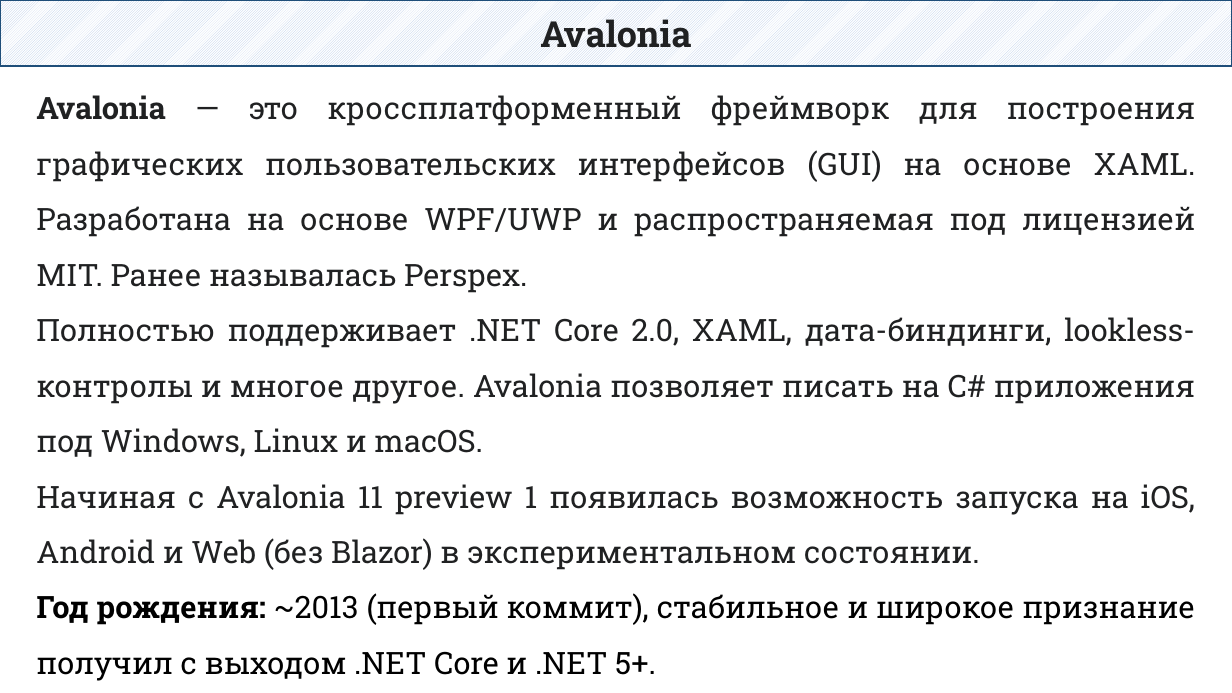
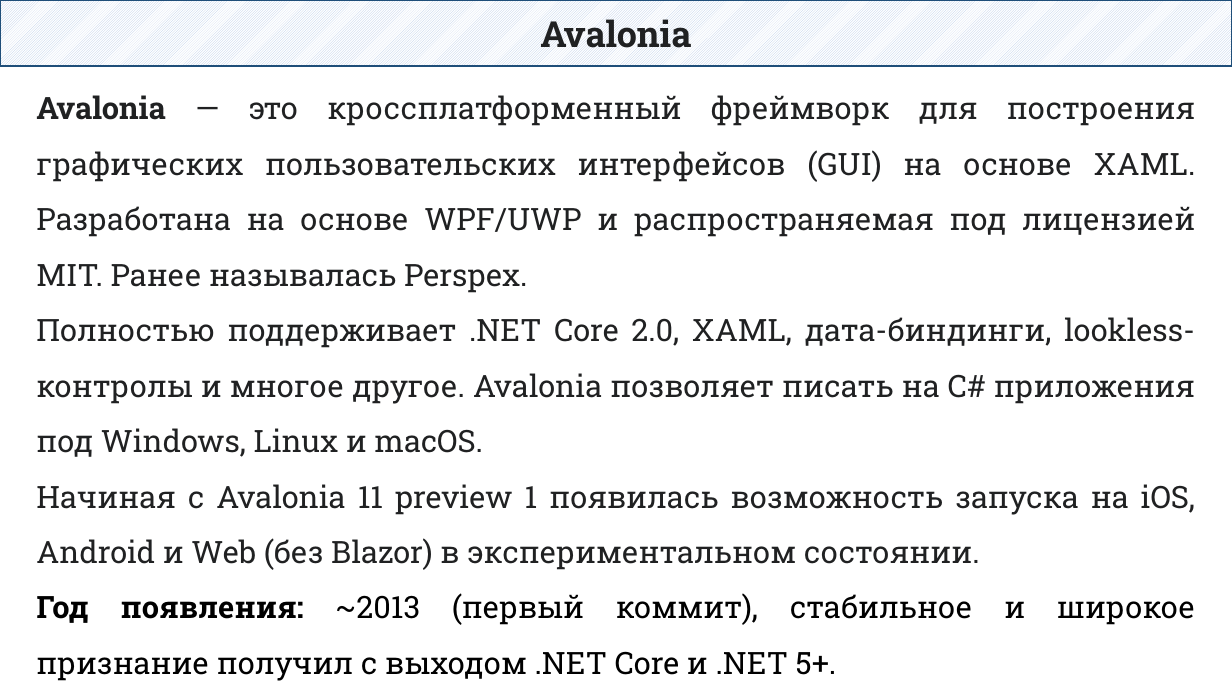
Before and after one commit to DaniilKlyukin/ITiP-3, a slide deck: slide 2 of Лекции/ИТиП 3 лек 9.pptx. Drawn at 1232x693 pixels with LibreOffice and Linux fonts; fonts in the diff are those of the drawing. Boxes give left, top, right and bottom in pixels: in the first picture for what was removed or moved away, otherwise in the second. Text is boxed around its words. In the diff, an @@ line names an element or a change of style, - is before the commit and + after.

```diff
--- a/Лекции/ИТиП 3 лек 9.pptx
+++ b/Лекции/ИТиП 3 лек 9.pptx
@@ text at <box>36,593,973,681</box>: text changed @@
-Год рождения: ~2013 (первый коммит), стабильное и широкое признание получил с выходом .NET Core и .NET 5+.
+Год появления: ~2013 (первый коммит), стабильное и широкое признание получил с выходом .NET Core и .NET 5+.
```
Also in this commit, not shown: 1 other slide changed.
